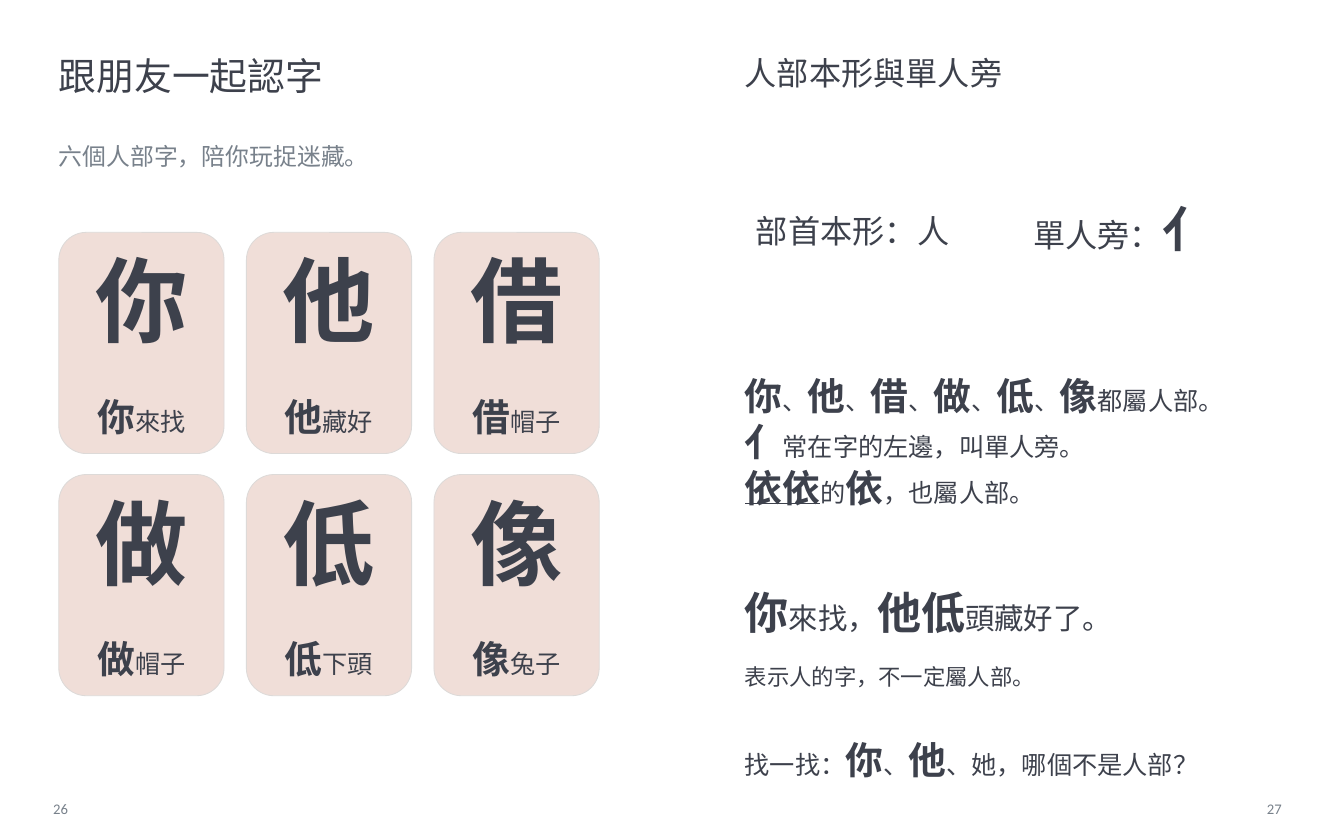
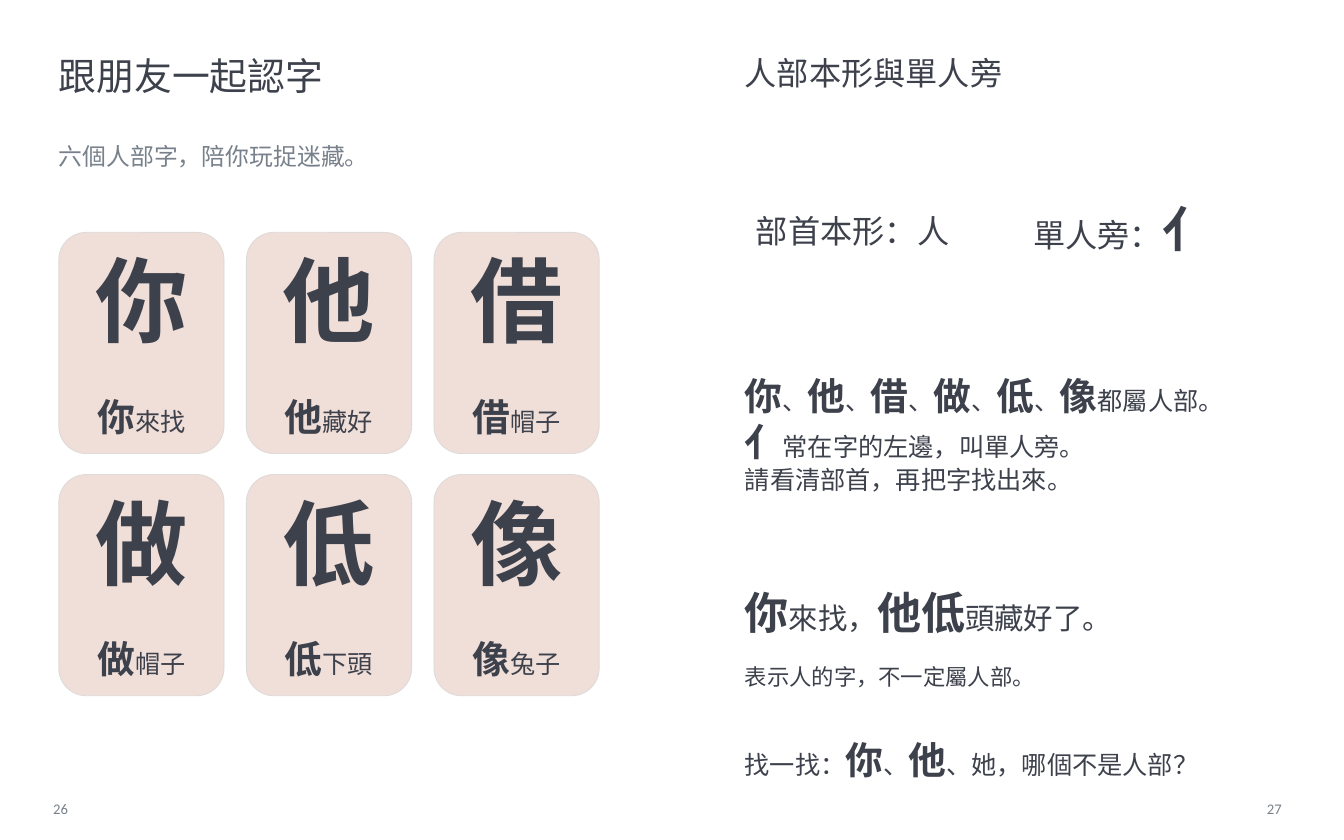
Before and after one commit to angusQAQ/audio-book, a slide deck: slide 15 of books/this-time-you-cant-find-me/exports/這次，你找不到我！_可編輯排版.pptx. Drawn at 1344x840 pixels with LibreOffice and Linux fonts; fonts in the diff are those of the drawing. Boxes give left, top, right and bottom in pixels: in the first picture for what was removed or moved away, otherwise in the second. Text is boxed around its words. In the diff, an @@ line names an element or a change of style, - is before the commit and + after.

```diff
--- a/books/this-time-you-cant-find-me/exports/這次，你找不到我！_可編輯排版.pptx
+++ b/books/this-time-you-cant-find-me/exports/這次，你找不到我！_可編輯排版.pptx
@@ text removed at bbox=[745, 470, 1034, 506] @@
-依依的依，也屬人部。
@@ text added at bbox=[745, 468, 1073, 492], 18 pt, text #3D414C @@
+請看清部首，再把字找出來。
@@ line removed from (745, 504) to (820, 504) @@
```
Also in this commit, not shown: 11 other slides changed, 56 other files.
